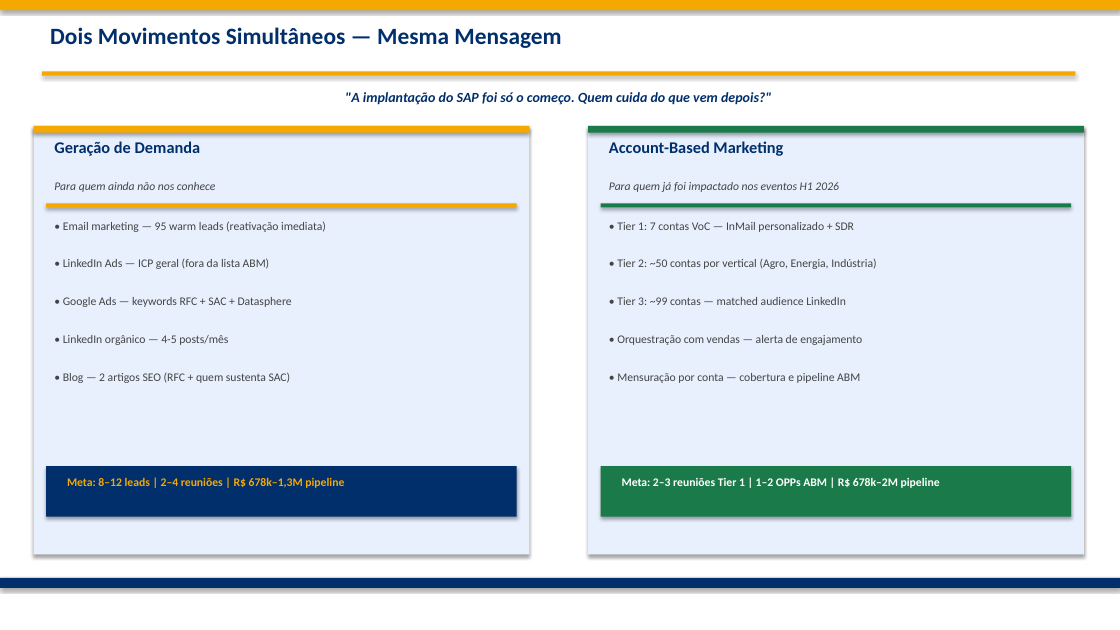
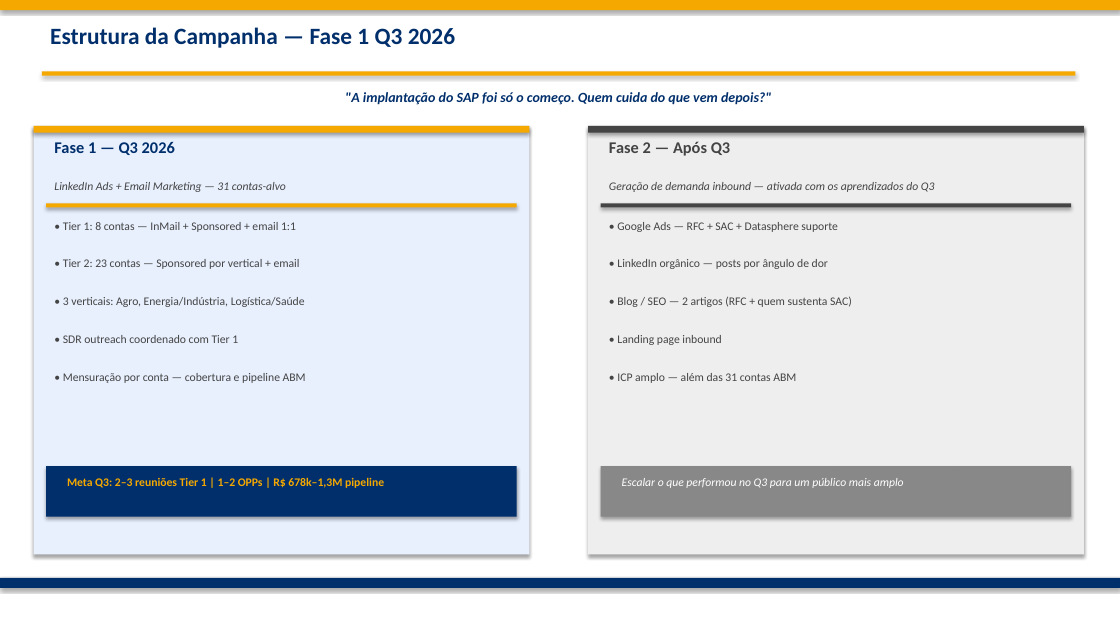
Before and after one commit to frsant96-gif/marketing-agents, a slide deck: slide 2 of marketing/campanhas/fabrica-de-analytics-q3-2026/Fabrica_Analytics_ABM_Q3_2026.pptx. Drawn at 1120x630 pixels with LibreOffice and Linux fonts; fonts in the diff are those of the drawing. Boxes give left, top, right and bottom in pixels: in the first picture for what was removed or moved away, otherwise in the second. Text is boxed around its words. In the diff, an @@ line names an element or a change of style, - is before the commit and + after.

```diff
--- a/marketing/campanhas/fabrica-de-analytics-q3-2026/Fabrica_Analytics_ABM_Q3_2026.pptx
+++ b/marketing/campanhas/fabrica-de-analytics-q3-2026/Fabrica_Analytics_ABM_Q3_2026.pptx
@@ text at (50,27,455,48): text changed @@
-Dois Movimentos Simultâneos — Mesma Mensagem
+Estrutura da Campanha — Fase 1 Q3 2026
@@ text at (54,142,175,155): text changed @@
-Geração de Demanda
+Fase 1 — Q3 2026
@@ rectangle at (588,126,1084,555): fill #E8F0FE to #EEEEEE @@
@@ rectangle at (588,126,1084,133): fill #1A7A4A to #444444 @@
@@ text at (609,141,730,156): text changed; text colour #002F6C to #444444 @@
-Account-Based Marketing
+Fase 2 — Após Q3
@@ text at (54,182,286,192): text changed @@
-Para quem ainda não nos conhece
+LinkedIn Ads + Email Marketing — 31 contas-alvo
@@ rectangle at (601,203,1071,208): fill #1A7A4A to #444444 @@
@@ text at (609,182,935,192): text changed @@
-Para quem já foi impactado nos eventos H1 2026
+Geração de demanda inbound — ativada com os aprendizados do Q3
@@ text at (63,222,296,232): text changed @@
-• Email marketing — 95 warm leads (reativação imediata)
+• Tier 1: 8 contas — InMail + Sponsored + email 1:1
@@ text at (617,222,838,232): text changed @@
-• Tier 1: 7 contas VoC — InMail personalizado + SDR
+• Google Ads — RFC + SAC + Datasphere suporte
@@ text at (63,259,300,269): text changed @@
-• LinkedIn Ads — ICP geral (fora da lista ABM)
+• Tier 2: 23 contas — Sponsored por vertical + email
@@ text at (617,259,828,269): text changed @@
-• Tier 2: ~50 contas por vertical (Agro, Energia, Indústria)
+• LinkedIn orgânico — posts por ângulo de dor
@@ text at (63,297,305,307): text changed @@
-• Google Ads — keywords RFC + SAC + Datasphere
+• 3 verticais: Agro, Energia/Indústria, Logística/Saúde
@@ text at (617,296,852,307): text changed @@
-• Tier 3: ~99 contas — matched audience LinkedIn
+• Blog / SEO — 2 artigos (RFC + quem sustenta SAC)
@@ text at (63,335,238,343): text changed @@
-• LinkedIn orgânico — 4-5 posts/mês
+• SDR outreach coordenado com Tier 1
@@ text at (617,335,721,345): text changed @@
-• Orquestração com vendas — alerta de engajamento
+• Landing page inbound
@@ text at (63,373,306,383): text changed @@
-• Blog — 2 artigos SEO (RFC + quem sustenta SAC)
+• Mensuração por conta — cobertura e pipeline ABM
@@ text at (617,373,796,383): text changed @@
-• Mensuração por conta — cobertura e pipeline ABM
+• ICP amplo — além das 31 contas ABM
@@ text at (67,477,384,488): text changed @@
-Meta: 8–12 leads | 2–4 reuniões | R$ 678k–1,3M pipeline
+Meta Q3: 2–3 reuniões Tier 1 | 1–2 OPPs | R$ 678k–1,3M pipeline
@@ rectangle at (601,466,1071,517): fill #1A7A4A to #888888 @@
@@ text at (622,478,904,488): text changed; bold off; italic on @@
-Meta: 2–3 reuniões Tier 1 | 1–2 OPPs ABM | R$ 678k–2M pipeline
+Escalar o que performou no Q3 para um público mais amplo
```
Also in this commit, not shown: 4 other slides changed, 3 other files.
